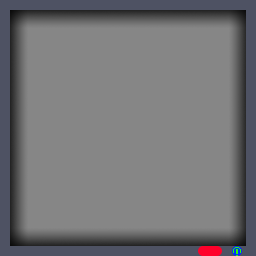
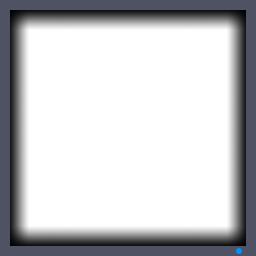
Before/after of a 256 × 256 layered artwork. What changed in the layer stack:
removed layer "Rounded Rectangle 1" over <box>198,246,222,256</box>
painted on "Ellipse 1" over <box>232,246,242,256</box>
removed layer "Layer 2" over <box>10,10,246,256</box>
removed layer "Layer 1" over <box>10,10,246,256</box>
added group "grad2" with 4 layers above "This is text Yayaya Testing Text Out" over <box>10,10,246,256</box>
added layer "Layer 6" in group "grad2" over <box>10,226,246,255</box>
added layer "Layer 5" in group "grad2" over <box>227,10,246,256</box>
added layer "Layer 4" in group "grad2" over <box>10,10,246,30</box>
added layer "Layer 3" in group "grad2" over <box>10,10,29,246</box>
